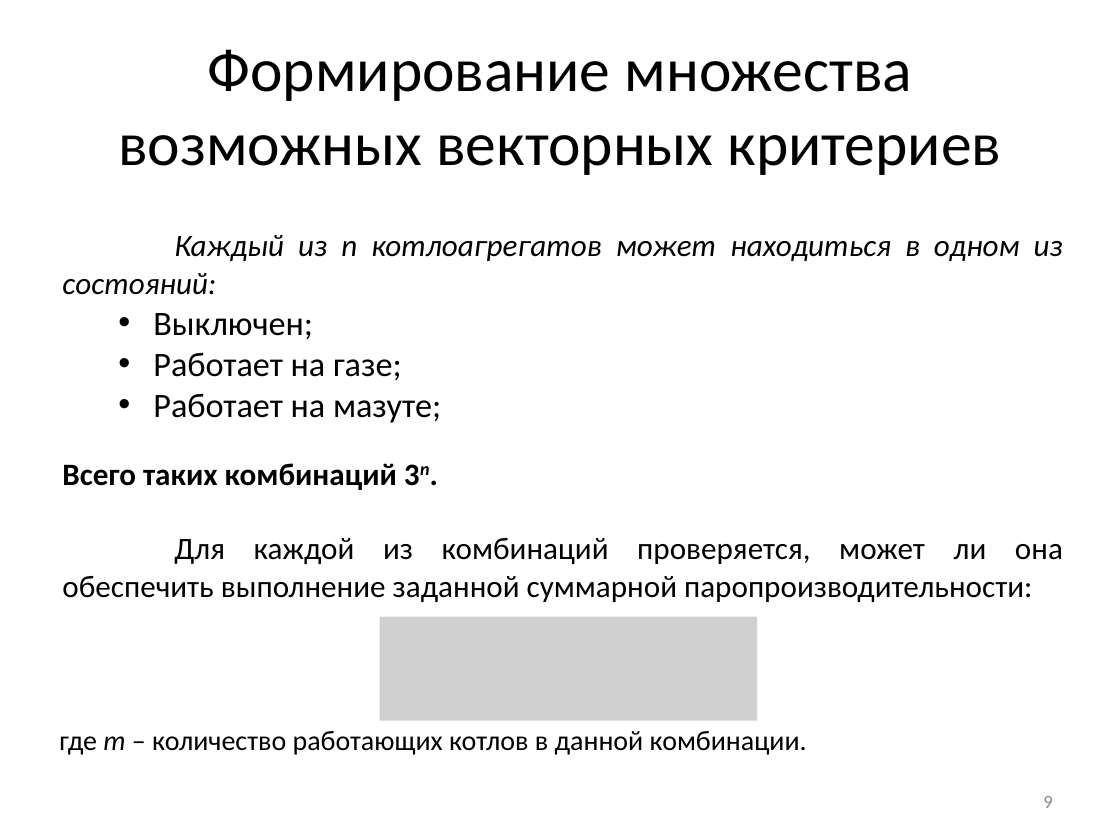
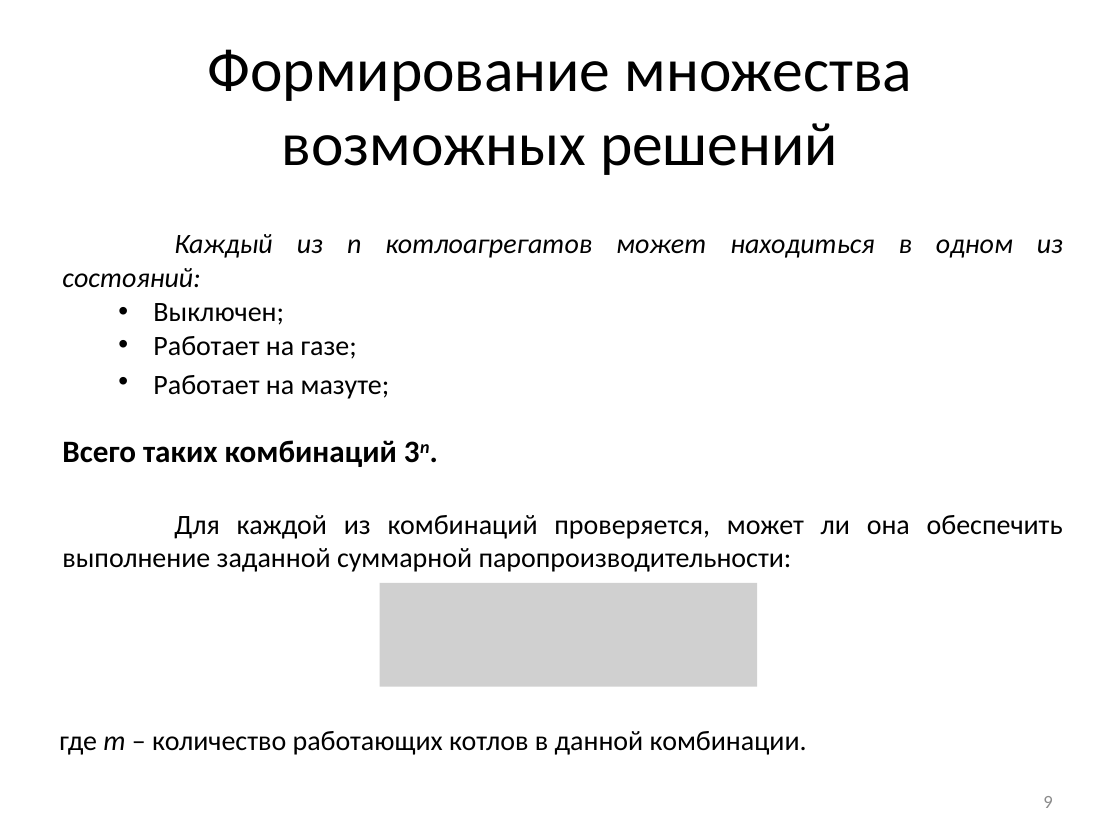
Before and after one commit to arkuzmin/diplom, a slide deck: slide 9 of optimization/4 семестр/РПЗ/Презентация_v2.0.pptx. Drawn at 1120x840 pixels with LibreOffice and Linux fonts; fonts in the diff are those of the drawing; grey boxes stand for pictures. Boxes give left, top, right and bottom in pixels: in the first picture for what was removed or moved away, otherwise in the second. Text is boxed around its words. In the diff, an @@ line names an element or a change of style, - is before the commit and + after.

```diff
--- a/optimization/4 семестр/РПЗ/Презентация_v2.0.pptx
+++ b/optimization/4 семестр/РПЗ/Презентация_v2.0.pptx
@@ title at bbox=[207, 49, 913, 175]: text changed @@
-Формирование множества возможных векторных критериев
+Формирование множества возможных решений
@@ text at bbox=[62, 234, 1063, 572]: size 20 to 18 pt in "Каждый из n котлоагрегатов может находиться в ...", "Для каждой из комбинаций проверяется, может ли ..."; size 22 to 18 pt in "Выключен;", "Работает на газе;", "Работает на мазуте;" @@
@@ picture: place and size @@
-picture at bbox=[380, 617, 757, 721]
+picture at bbox=[380, 582, 757, 687]
```
Also in this commit, not shown: 13 other slides changed, 1 slide added, 2 slides removed.
